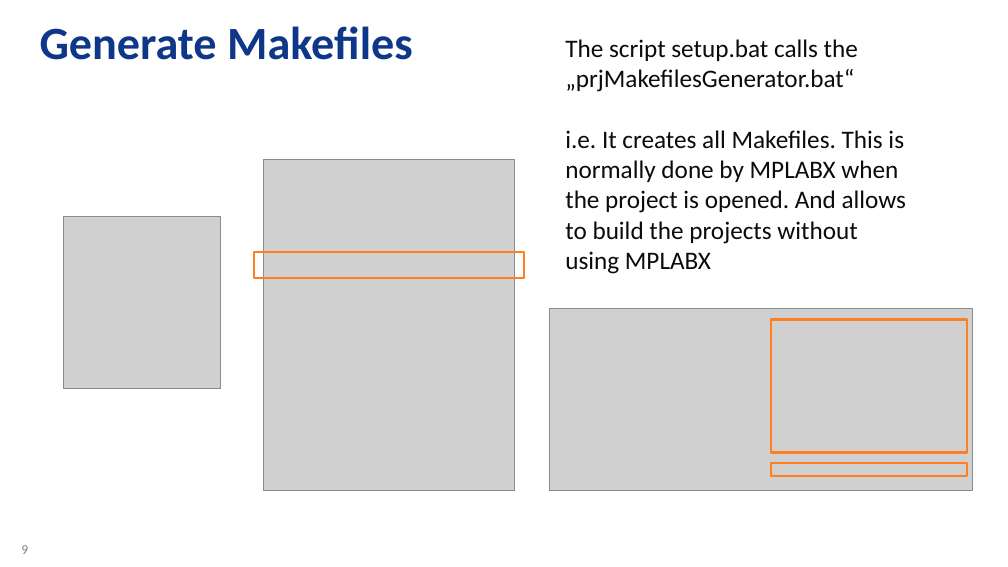
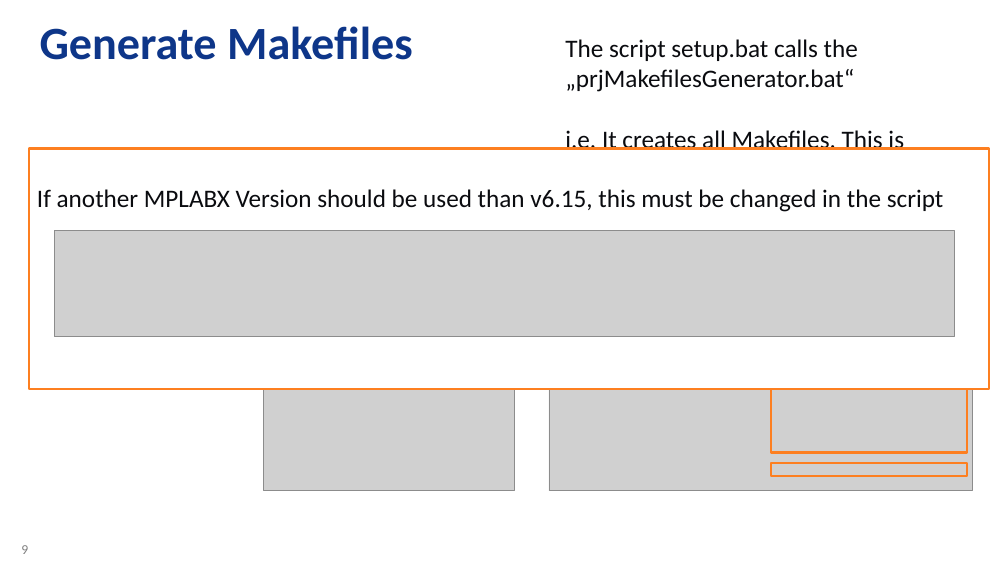
Before and after one commit to zabooh/T1S_Autoconf, a slide deck: slide 9 of T1S Autoconfig - Tooling.pptx. Drawn at 1008x567 pixels with LibreOffice and Linux fonts; fonts in the diff are those of the drawing; grey boxes stand for pictures; background and template pictures are left out. Boxes give left, top, right and bottom in pixels: in the first picture for what was removed or moved away, otherwise in the second. Text is boxed around its words. In the diff, an @@ line names an element or a change of style, - is before the commit and + after.

```diff
--- a/T1S Autoconfig - Tooling.pptx
+++ b/T1S Autoconfig - Tooling.pptx
@@ rectangle added at <box>29,149,989,389</box>, fill #FFFFFF, outline #FD7F20 2 pt, 24 pt, text #0A0B0F @@
+If another MPLABX Version should be used than v6.15, this must be changed in the script
@@ picture added at <box>54,231,954,337</box> @@
@@ rectangle removed at <box>253,252,524,278</box> @@
```
Also in this commit, not shown: 3 other slides changed.
